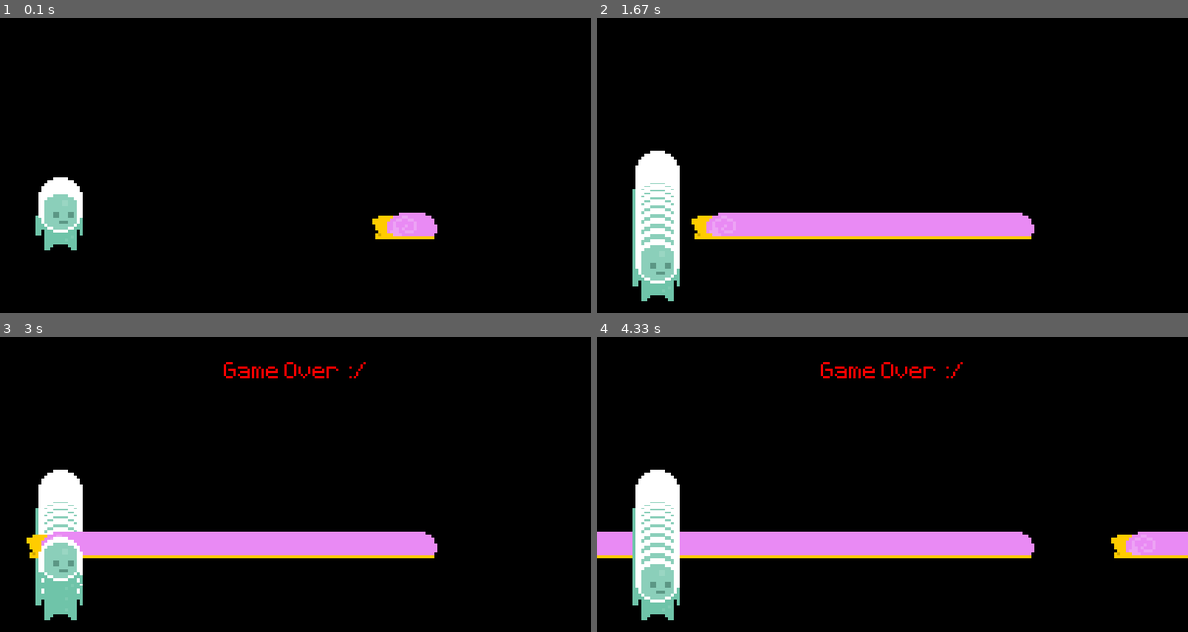
Above: before the commit, frames 1-4 (two rows, left to right).
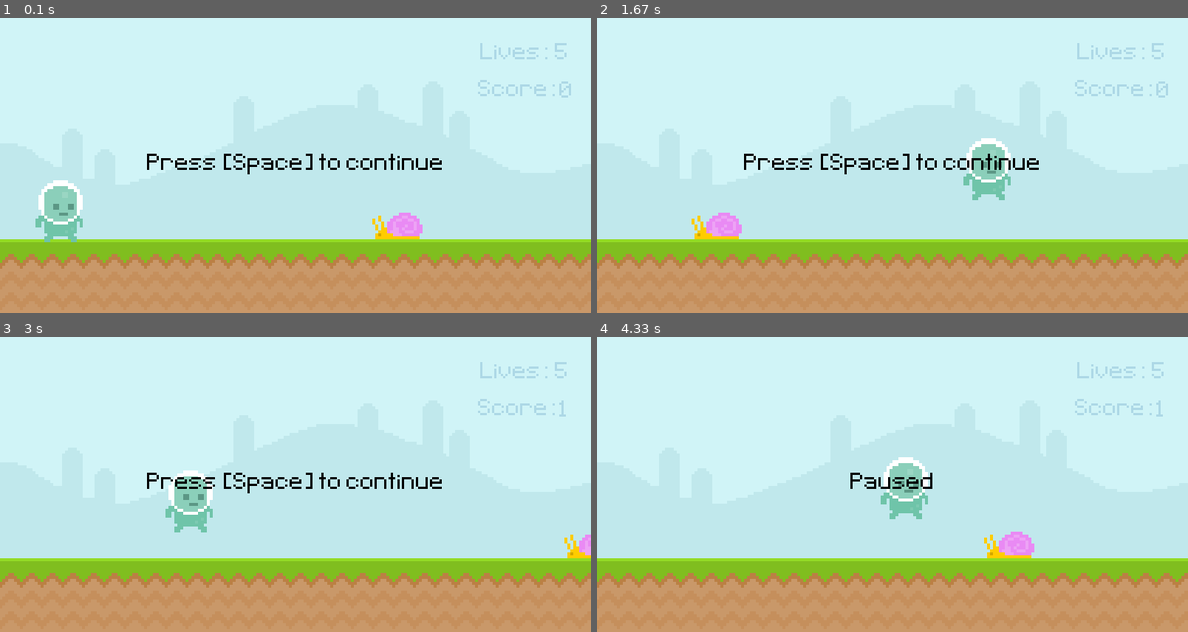
Above: after the commit, the same moments.

Repository: GoodNightTea/pygame
Game: pygame game, started from pygames_start_281023 - Testing.py
Same seed, same stepped clock (60 frames per second), same inputs: the game is played once before the commit and once after it.
Inputs:
- Up to frame 1 (0.1 s): no input
- Up to frame 2 (1.67 s): tap Space at 0.33, 0.73, 1.03, 1.23, 1.53 s; hold D 0.67-1.13 s; hold D 1.17-1.63 s
- Up to frame 3 (3 s): hold A 1.67-2.2 s; tap Space at 1.73, 2.03, 2.3, 2.97 s; hold S 2.23-2.53 s; tap S at 2.57 s; hold A from 2.9 s (still down)
- Up to frame 4 (4.33 s): tap Space at 3.27, 3.4, 3.7, 4.07 s; release A at 3.3 s; hold D 3.33-3.97 s; hold S from 4 s (still down)

The runs differ from the first frame. In frame 1, 98% of the frame differs, in the area x 0-100%, y 0-100%; in frame 2, 99%; in frame 3, 99%; in frame 4, 99%.

Commit message:
Update pygames_start_281023 - Testing.py
pause screen fucked

Diff:
--- a/pygames_start_281023 - Testing.py
+++ b/pygames_start_281023 - Testing.py
@@ -1,88 +1,169 @@
 import pygame
 from sys import exit
+import time
 
-# outdated = only for testing
+#todo sound system mit pycdio 2.1.1
 
+# Constants
+GROUND = 300
+GRAVITY = 1
+JUMP = -20
+
+# Initialize pygame
 pygame.init()
 
-# creates a display surface
-screen = pygame.display.set_mode((800,400))
-pygame.display.set_caption('Test')
+# Create display surface
+screen = pygame.display.set_mode((800, 400))
+pygame.display.set_caption('Pixel Jumper')
 clock = pygame.time.Clock()
-test_font = pygame.font.Font('font/Pixeltype.ttf',50)
+test_font = pygame.font.Font('font/Pixeltype.ttf', 50)
 
+# Load images
 sky_surf = pygame.image.load('graphics/Sky.png').convert()
 ground_surf = pygame.image.load('graphics/ground.png').convert()
 
-score_surf = test_font.render('', False, 'LightBlue')
-score_rect = score_surf.get_rect(center = (400, 50))
-
-gameover_surf = pygame.image.load('Game_Over.png').convert()
-gameover_rect = gameover_surf.get_rect(center = (402, 253))
-
 snail_surf1 = pygame.image.load('graphics/snail/snail1.png').convert_alpha()
-snail_rect1 = snail_surf1.get_rect(bottomright = (600, 300))
-
-snail_surf2 = pygame.image.load('graphics/snail/snail2.png').convert_alpha()
-snail_rect2 = snail_surf2.get_rect(bottomright = (600, 300))
+snail_rect1 = snail_surf1.get_rect(bottomright=(600, 300))
 
 player_surf = pygame.image.load('graphics/player/player_walk_1.png').convert_alpha()
-player_rect = player_surf.get_rect(midbottom = (80,300))
+player_rect = player_surf.get_rect(midbottom=(80, 300))
+
+#Loads stat
+score_surf = test_font.render('Score:', False, 'LightBlue')
+score_rect = score_surf.get_rect(center = (700, 100))
+
+lives_surf = test_font.render('Lives: ', False, 'LightBlue')
+lives_rect = lives_surf.get_rect(center = (700, 50) )
+
+#pause screen
+Paused_surf = test_font.render('Paused', False, 'Black')
+Paused_rect = Paused_surf.get_rect(center = (400, 200))
+
+afterpaused_surf = test_font.render('Press [Space] to continue', False, 'Black')
+afterpaused_rect = afterpaused_surf.get_rect(center = (400, 200))
+
+
+# Variables
+paused = False
+score = 0
+y_velocity = 0
+on_ground = True
+life = 5
+collision_immune = True
+collision_time = 0
+point_immune = True
+point_time = 0
+gravity = 1
+player_moveable = True
+snail_moveable = True
+keys = pygame.key.get_pressed()
+keydown = pygame.KEYDOWN
 
 
 
-
-# stops python from finishing the code
-gravity = 1
-jump = -15
-y_velocity = 0
-on_ground = True  # Flag to check if the player is on the ground
-
 while True:
+    keys = pygame.key.get_pressed()
     for event in pygame.event.get():
         if event.type == pygame.QUIT:
             pygame.quit()
             exit()
         elif event.type == pygame.KEYDOWN:
-            if event.key == pygame.K_SPACE and on_ground:
-                # Jump when space bar is pressed and the player is on the ground
-                y_velocity = jump
+            if event.key == pygame.K_SPACE and on_ground and paused == False:
+                y_velocity = JUMP
+                player_moveable = True
                 on_ground = False
+                print('jump')
+            if event.key == pygame.K_s:
+                print('paused')
+                paused = not paused
+                player_moveable = False
+                snail_moveable = False
 
     # Update player's vertical position with gravity
     player_rect.y += y_velocity
     y_velocity += gravity
 
-    snail_rect1.x -= 4
+    if snail_moveable == True:
+        snail_rect1.x -= 4
+    else:
+        snail_rect1.x += 0
 
-    # Check if the player is on the ground
-    if player_rect.y >= 300:
-        player_rect.y = 300
+    #movement
+    if not paused:
+        if keys[pygame.K_a]:
+            if player_moveable:
+                player_rect.x -= 8
+        elif keys[pygame.K_d]:
+            if player_moveable:
+                player_rect.x += 8
+        if keys[pygame.K_s]:
+            if not event.type == pygame.KEYDOWN:
+                snail_moveable = True
+
+    #check if the player is on ground
+    if player_rect.y >= 220:
+        player_rect.y = 220
         y_velocity = 0
         on_ground = True
 
+    if snail_rect1.right <= 0:
+        snail_rect1.left = 800
 
-    if snail_rect1.right <=0: snail_rect1.left = 800
+    #check collision
+    if player_rect.colliderect(snail_rect1) and not collision_immune:
+        collision_immune = True
+        collision_time = pygame.time.get_ticks()
+        life -= 1
+        snail_rect1.x += 4
+        collision = True
+    else:
+        collision = False
+
+
+    # Check collision immunity
+    if collision_immune and pygame.time.get_ticks() - collision_time > 1500:
+        collision_immune = False
+
+    elif player_rect.x > snail_rect1.x and not point_immune:
+        if player_rect.y < snail_rect1.y -50:
+            score +=1
+            point_immune = True
+            point_time = pygame.time.get_ticks()
+        else:
+            point_immune = False
+
+    #check point immunity
+    if point_immune and pygame.time.get_ticks() - point_time > 2300:
+        point_immune = False
+
+    if life < 1:
+        snail_rect1.right += 4
+        on_ground = False
+
+    screen.blit(sky_surf, (0, 0))
+    screen.blit(ground_surf, (0, GROUND))
+    screen.blit(score_surf,score_rect)
+    screen.blit(lives_surf, lives_rect)
     screen.blit(snail_surf1, snail_rect1)
     screen.blit(player_surf, player_rect)
 
-    #checks for collitions
-    if player_rect.colliderect(snail_rect1):
+    if paused:
+        screen.blit(Paused_surf,Paused_rect)
+        pausestate = 0
+        pausestate += 1
+    else:
+        pausestate = 0
+        screen.blit(afterpaused_surf,afterpaused_rect)
 
-         gameover_surf = test_font.render('Game Over :/', False, 'Red')
-         gameover_rect = gameover_surf.get_rect(center = (400, 50))
-         snail_rect1.x += 4
-         #snail_rect1 = snail_surf1.get_rect(bottomright = (600, 500))
-         #player_rect = player_surf.get_rect(midbottom = (500,600))
-         score_rect = score_rect.move(80, 500)
-         screen.blit(gameover_surf, gameover_rect)
+    game_score_surf = test_font.render(str(score), False, 'LightBlue')
+    game_score_rect = score_surf.get_rect(center = (810, 102))
 
+    screen.blit(game_score_surf, game_score_rect)
 
-    #checks for mouse pos and mouse clicks
-    mouse_pos = pygame.mouse.get_pos()
-    if player_rect.collidepoint(mouse_pos):
-        print(pygame.mouse.get_pressed())
-
+    lifes_surf = test_font.render(str(life), False, 'LightBlue')
+    lifes_rect = lifes_surf.get_rect(center = (760, 50))
+    screen.blit(lifes_surf, lifes_rect)
 
     pygame.display.update()
+
     clock.tick(60)
